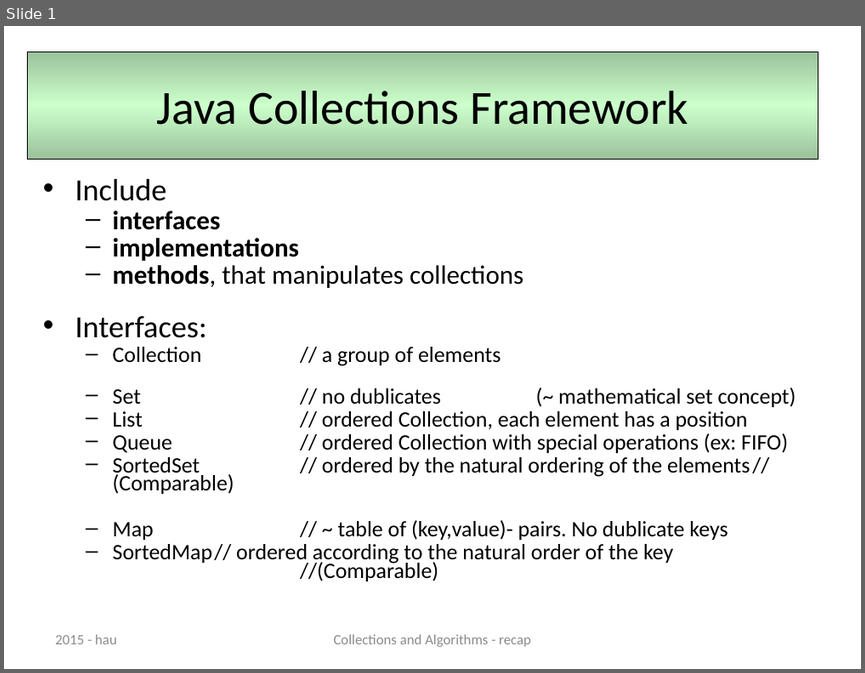
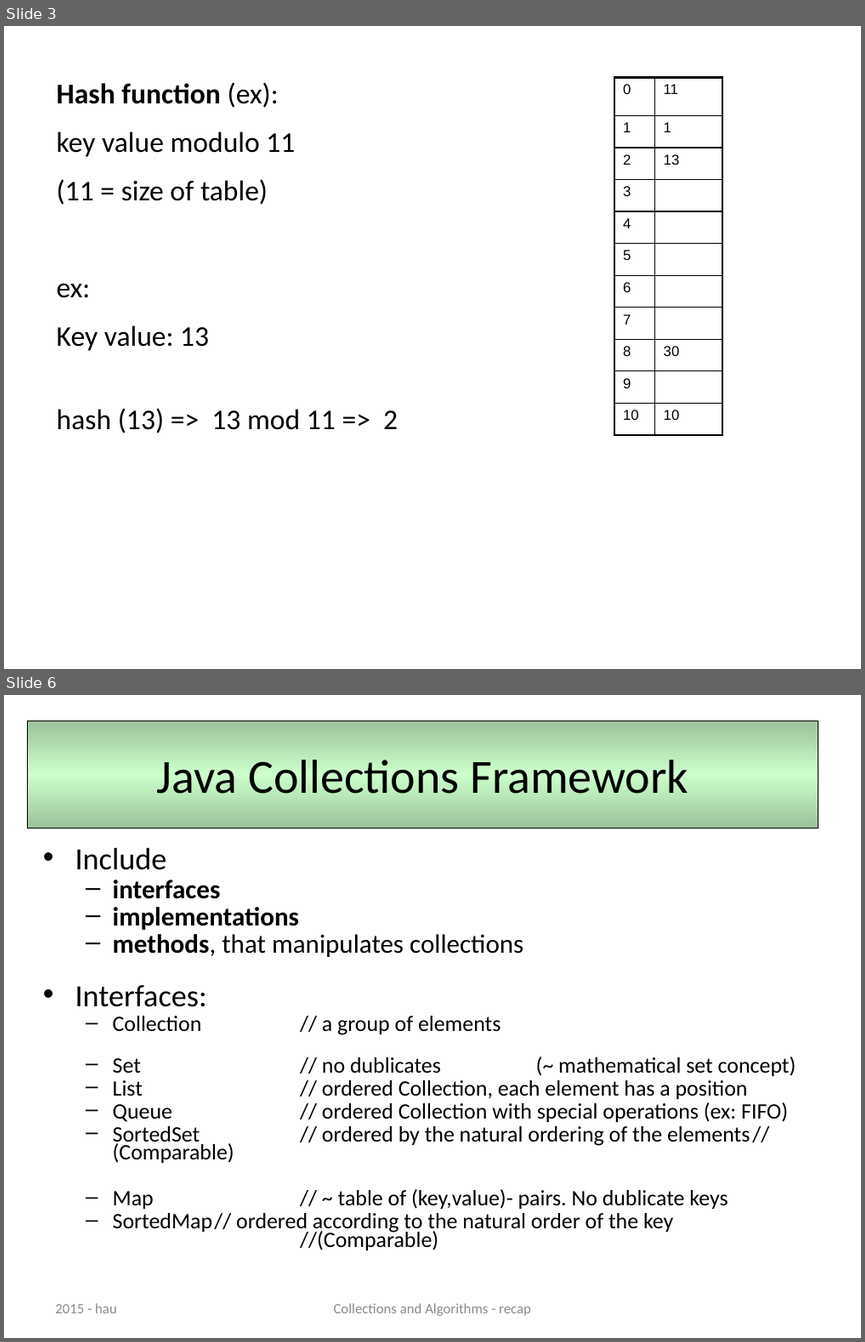
Before and after one commit to CphBusCosSem2/week5-algorithms, a slide deck: slides/day4Collections and Algorithms - recap.pptx. Shown one above the other, each under a label of ours: slide 1 before the commit, slides 3 and 6 after it; the slides between them are not shown. The pictures are 865x673 and 865x1342 pixels, drawn with LibreOffice and Linux fonts; fonts in the diff are those of the drawing. Boxes give left, top, right and bottom in pixels: in the first picture for what was removed or moved away, otherwise in the second. Text is boxed around its words. In the diff, an @@ line names an element or a change of style, - is before the commit and + after.

```diff
--- a/slides/day4Collections and Algorithms - recap.pptx
+++ b/slides/day4Collections and Algorithms - recap.pptx
@@ slide 3 added at (4, 26, 861, 669), background #FFFFFF @@
@@ text added at (57, 82, 398, 433), 24 pt, text #000000 @@
+Hash function (ex):
+key value modulo 11
+(11 = size of table)
+ex:
+Key value: 13
+hash (13) => 13 mod 11 => 2
@@ table added at (614, 77, 722, 435), 11 rows, 2 columns @@
+0 | 11
+1 | 1
+2 | 13
+3 | 
+4 | 
+5 | 
+6 | 
+7 | 
+8 | 30
+9 | 
+10 | 10
@@ what was slide 1 is now slide 6 @@
```
Also in this commit, not shown: 5 other slides added, 2 other files.
